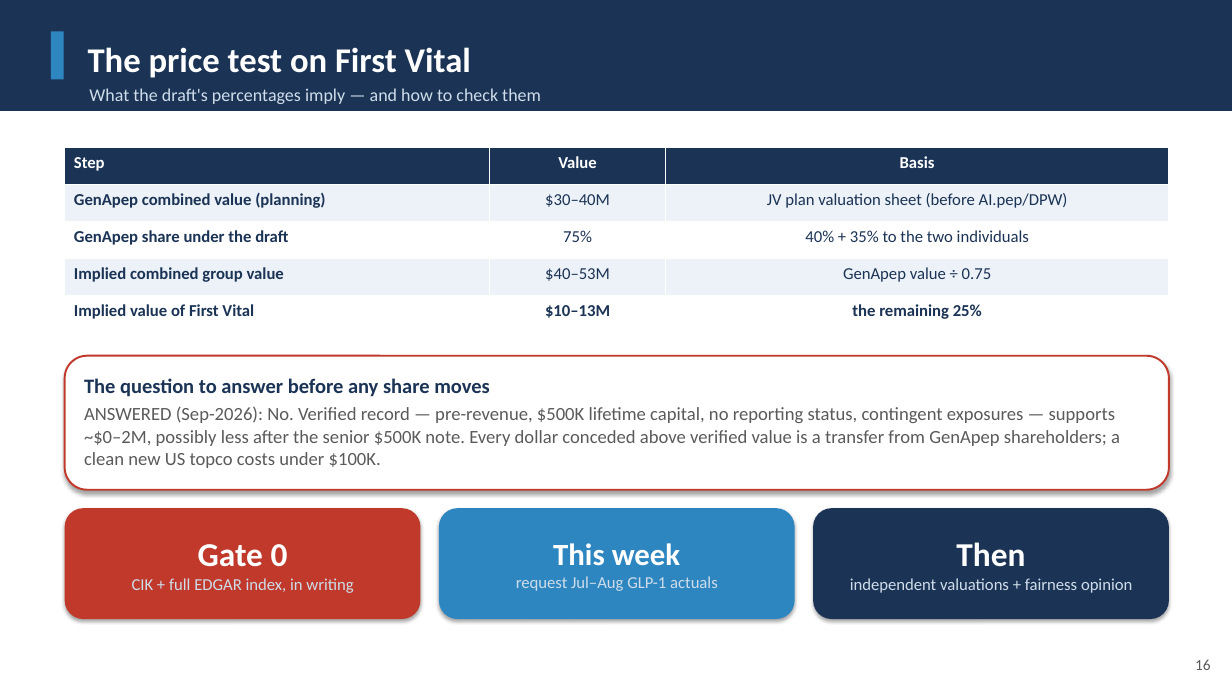
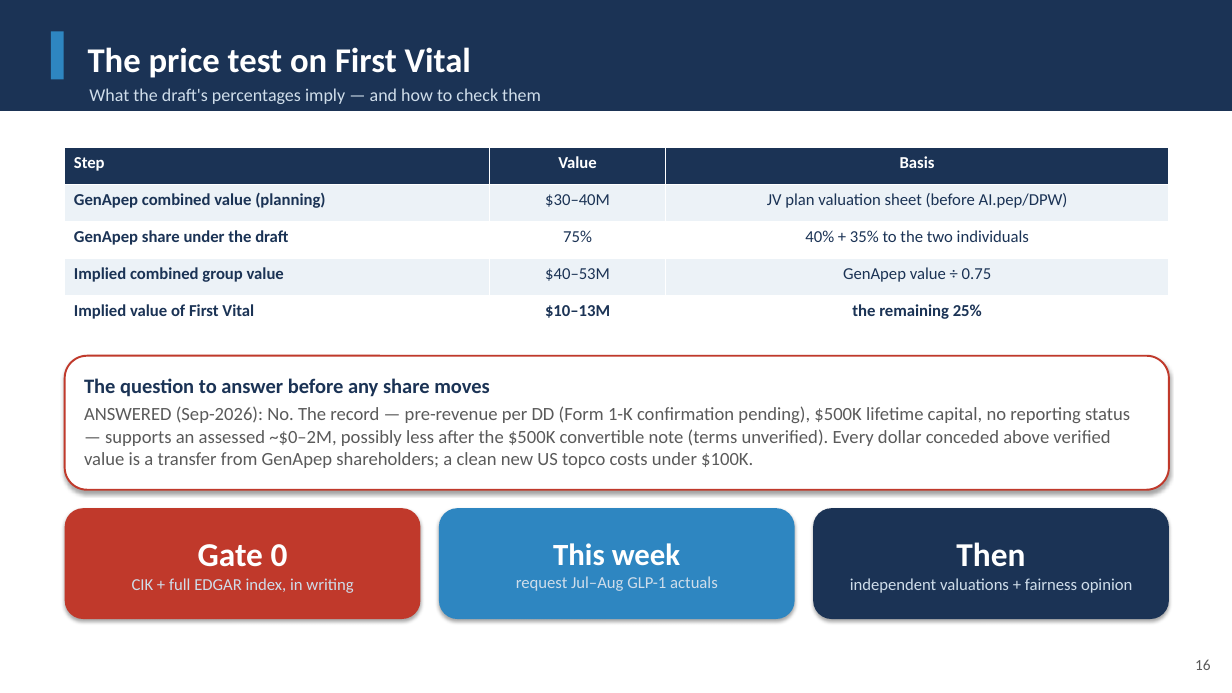
Before and after one commit to leicatam/gamification, a slide deck: slide 16 of synexo/GenApep_Executive_Presentation.pptx. Drawn at 1232x693 pixels with LibreOffice and Linux fonts; fonts in the diff are those of the drawing. Boxes give left, top, right and bottom in pixels: in the first picture for what was removed or moved away, otherwise in the second. Text is boxed around its words. In the diff, an @@ line names an element or a change of style, - is before the commit and + after.

```diff
--- a/synexo/GenApep_Executive_Presentation.pptx
+++ b/synexo/GenApep_Executive_Presentation.pptx
@@ text in rounded rectangle at (x1=84, y1=406, x2=1130, y2=468): text changed @@
-ANSWERED (Sep-2026): No. Verified record — pre-revenue, $500K lifetime capital, no reporting status, contingent exposures — supports ~$0–2M, possibly less after the senior $500K note. Every dollar conceded above verified value is a transfer from GenApep shareholders; a clean new US topco costs under $100K.
+ANSWERED (Sep-2026): No. The record — pre-revenue per DD (Form 1-K confirmation pending), $500K lifetime capital, no reporting status — supports an assessed ~$0–2M, possibly less after the $500K convertible note (terms unverified). Every dollar conceded above verified value is a transfer from GenApep shareholders; a clean new US topco costs under $100K.
```
Also in this commit, not shown: 10 other slides changed, 10 other files.
